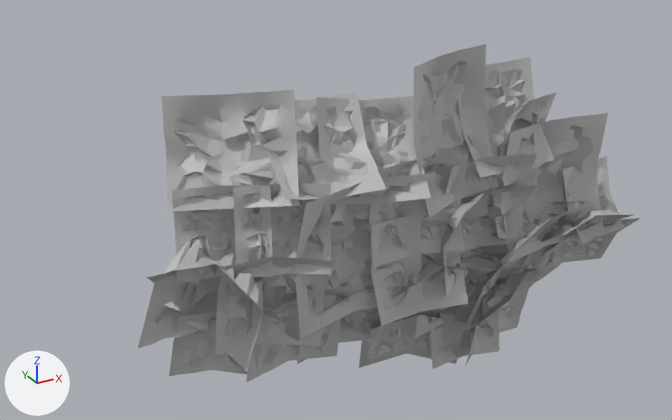
The FBX model Assets/God Hunt/Env/Background/BG/Models/Background_Room5.fbx: old version first, new version second.
Before and after are seen from a 50 mm camera at (0.1, -61.2, 42.9) aimed at (33.9, 0.2, 12.1). Every picture has the same lights, and +X, +Y and +Z are marked at lower left. Where no turn or scale is listed for an object, it has been applied to the vertices.

Objects in the first picture: 'Background_Room5'.
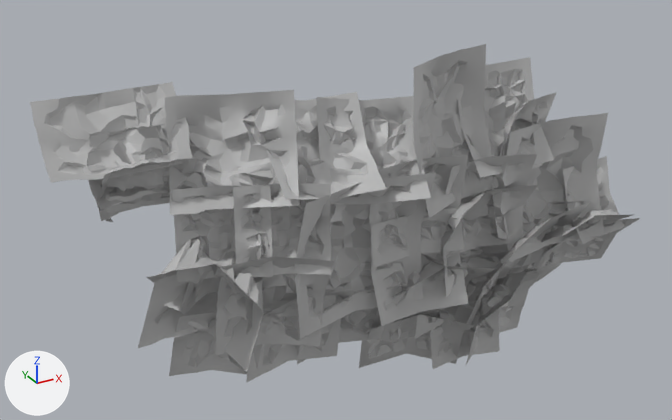
Where the newer file only moved an object's origin or applied its transform, the numbers keep the older frame.

What differs and where, as boxes (x1, y1, x2, y2) in the pictures (672 x 420 px):
'Background_Room5', reshaped (21% wider): before (138, 44, 640, 383); after (30, 44, 640, 383)
part 1 of me_mesh, added: after (97, 180, 198, 222)
part 2 of me_mesh, added: after (99, 158, 198, 221)
part 3 of me_mesh, added: after (30, 82, 193, 183)
part 4 of me_mesh, built on: before (161, 96, 207, 212); after (88, 96, 207, 218)

The change, as a list of edits to the scene's bpy script:
```text
Change me_mesh:
    used by ob_background_room5; location = (39.94, -4.27, 10.14)
    remove me_mesh.from_pydata(...)  # 6928 vertices, 12638 faces; spans x -24.1..24.1, y -5.8..5.8, z -15.1..15.1
    add me_mesh.from_pydata(...)  # 7828 vertices, 13470 faces; spans x -28.8..24.1, y -5.8..8.7, z -15.1..15.1
    me_mesh part 1: a new loose piece of 225 vertices spanning x -25.6..-17.7, y 2.5..8.7, z 3.7..7.6, in mat_m_bg_room5 (grey #bcbcbc)
    me_mesh part 2: a new loose piece of 225 vertices spanning x -25.3..-18.3, y 1.9..6.0, z 5.2..10.0, in mat_m_bg_room5 (grey #bcbcbc)
    me_mesh part 3: a new loose piece of 225 vertices spanning x -28.8..-18.2, y 2.6..6.7, z 8.9..14.1, in mat_m_bg_room5 (grey #bcbcbc)
    me_mesh part 4
    2 vertices are removed from x -20.0..-19.9, y 4.8..5.1, z 10.1..11.8
    7 faces are deleted
    5 vertices in x -21.0..-19.8, y 2.4..5.4, z 5.8..13.4 move by (0.0, -0.6, 0.0)
    5 vertices in x -20.6..-19.2, y 1.8..5.3, z 5.8..12.6 move by (0.0, -0.7, 0.0)
    1 vertex moves within x -20.0, y 4.9, z 11.0
    227 vertices are added at x -25.8..-18.3, y 3.6..6.0, z 5.4..11.8
    215 new faces join them
```
